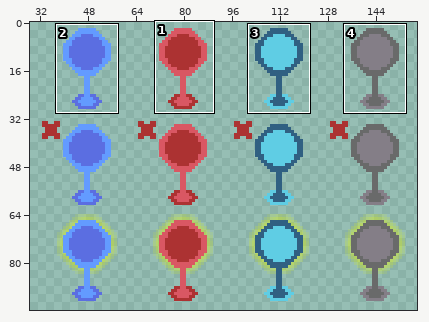
Sprite sheet -- app/src/main/assets/squad.png. The first picture is a wide view before the edit; the outline marks the close-up.
Close-up. Before:
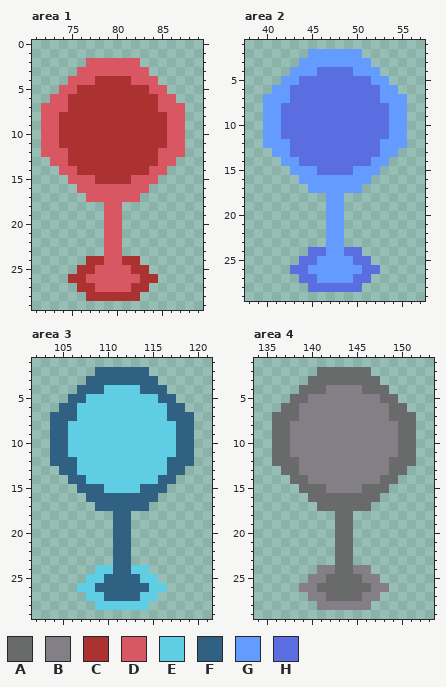
The file is 160x96 pixels. Pixels under 10% opacity are left out. Colours within 5 levels of each other are drawn and written as one. Shown: area 1: x 71..89, y 0..29; area 2: x 38..57, y 1..29; area 3: x 102..121, y 1..29; area 4: x 134..153, y 1..29. The wide view leaves out empty margins. The commit also changed other parts of the picture, which this record leaves out.
Palette (. is transparent): A #696a6a  B #847e87  C #ac3232  D #d95763  E #5fcde4  F #306082  G #639bff  H #5b6ee1
After the commit:
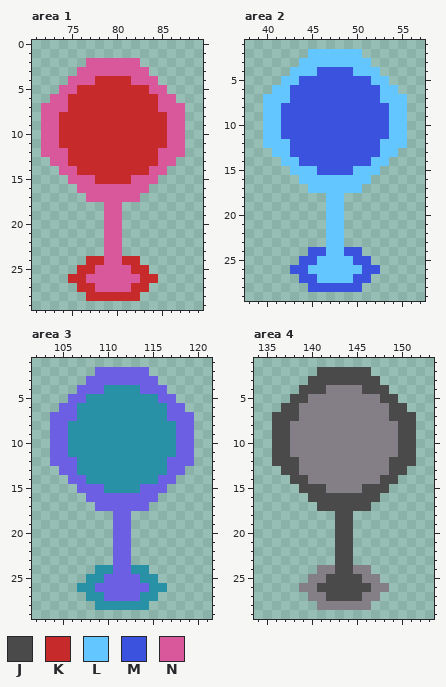
Colours new in this view: J #4a4a4a  K #c62a2a  L #63c6ff  M #3b52df  N #d9579b
Edits made:
@@ palette @@
-E #5fcde4
+E #2991a6
-F #306082
+F #6d5fe4
--- area 1
@@ x 71..89 @@
  1 ...................
- 2 ......DDDDDD.......
- 3 .....DDDDDDDD......
- 4 ....DDDCCCCDDD.....
- 5 ...DDCCCCCCCCDD....
- 6 ..DDCCCCCCCCCCDD...
- 7 .DDDCCCCCCCCCCDDD..
- 8 .DDCCCCCCCCCCCCDD..
- 9 .DDCCCCCCCCCCCCDD..
-10 .DDCCCCCCCCCCCCDD..
-11 .DDCCCCCCCCCCCCDD..
-12 .DDDCCCCCCCCCCDDD..
-13 ..DDCCCCCCCCCCDD...
-14 ...DDCCCCCCCCDD....
-15 ....DDDCCCCDDD.....
-16 .....DDDDDDDD......
-17 ......DDDDDD.......
-18 ........DD.........
-19 ........DD.........
-20 ........DD.........
-21 ........DD.........
-22 ........DD.........
-23 ........DD.........
-24 ......CCDDCC.......
-25 .....CCDDDDCC......
-26 ....CCDDDDDDCC.....
-27 .....CCDDDDCC......
-28 ......CCCCCC.......
+ 2 ......NNNNNN.......
+ 3 .....NNNNNNNN......
+ 4 ....NNNKKKKNNN.....
+ 5 ...NNKKKKKKKKNN....
+ 6 ..NNKKKKKKKKKKNN...
+ 7 .NNNKKKKKKKKKKNNN..
+ 8 .NNKKKKKKKKKKKKNN..
+ 9 .NNKKKKKKKKKKKKNN..
+10 .NNKKKKKKKKKKKKNN..
+11 .NNKKKKKKKKKKKKNN..
+12 .NNNKKKKKKKKKKNNN..
+13 ..NNKKKKKKKKKKNN...
+14 ...NNKKKKKKKKNN....
+15 ....NNNKKKKNNN.....
+16 .....NNNNNNNN......
+17 ......NNNNNN.......
+18 ........NN.........
+19 ........NN.........
+20 ........NN.........
+21 ........NN.........
+22 ........NN.........
+23 ........NN.........
+24 ......KKNNKK.......
+25 .....KKNNNNKK......
+26 ....KKNNNNNNKK.....
+27 .....KKNNNNKK......
+28 ......KKKKKK.......
 29 ...................
--- area 2
@@ x 38..57 @@
  1 ....................
- 2 .......GGGGGG.......
- 3 ......GGGGGGGG......
- 4 .....GGGHHHHGGG.....
- 5 ....GGHHHHHHHHGG....
- 6 ...GGHHHHHHHHHHGG...
- 7 ..GGGHHHHHHHHHHGGG..
- 8 ..GGHHHHHHHHHHHHGG..
- 9 ..GGHHHHHHHHHHHHGG..
-10 ..GGHHHHHHHHHHHHGG..
-11 ..GGHHHHHHHHHHHHGG..
-12 ..GGGHHHHHHHHHHGGG..
-13 ...GGHHHHHHHHHHGG...
-14 ....GGHHHHHHHHGG....
-15 .....GGGHHHHGGG.....
-16 ......GGGGGGGG......
-17 .......GGGGGG.......
-18 .........GG.........
-19 .........GG.........
-20 .........GG.........
-21 .........GG.........
-22 .........GG.........
-23 .........GG.........
-24 .......HHGGHH.......
-25 ......HHGGGGHH......
-26 .....HHGGGGGGHH.....
-27 ......HHGGGGHH......
-28 .......HHHHHH.......
+ 2 .......LLLLLL.......
+ 3 ......LLLLLLLL......
+ 4 .....LLLMMMMLLL.....
+ 5 ....LLMMMMMMMMLL....
+ 6 ...LLMMMMMMMMMMLL...
+ 7 ..LLLMMMMMMMMMMLLL..
+ 8 ..LLMMMMMMMMMMMMLL..
+ 9 ..LLMMMMMMMMMMMMLL..
+10 ..LLMMMMMMMMMMMMLL..
+11 ..LLMMMMMMMMMMMMLL..
+12 ..LLLMMMMMMMMMMLLL..
+13 ...LLMMMMMMMMMMLL...
+14 ....LLMMMMMMMMLL....
+15 .....LLLMMMMLLL.....
+16 ......LLLLLLLL......
+17 .......LLLLLL.......
+18 .........LL.........
+19 .........LL.........
+20 .........LL.........
+21 .........LL.........
+22 .........LL.........
+23 .........LL.........
+24 .......MMLLMM.......
+25 ......MMLLLLMM......
+26 .....MMLLLLLLMM.....
+27 ......MMLLLLMM......
+28 .......MMMMMM.......
 29 ....................
--- area 4
@@ x 134..153 @@
  1 ....................
- 2 .......AAAAAA.......
- 3 ......AAAAAAAA......
- 4 .....AAABBBBAAA.....
- 5 ....AABBBBBBBBAA....
- 6 ...AABBBBBBBBBBAA...
- 7 ..AAABBBBBBBBBBAAA..
- 8 ..AABBBBBBBBBBBBAA..
- 9 ..AABBBBBBBBBBBBAA..
-10 ..AABBBBBBBBBBBBAA..
-11 ..AABBBBBBBBBBBBAA..
-12 ..AAABBBBBBBBBBAAA..
-13 ...AABBBBBBBBBBAA...
-14 ....AABBBBBBBBAA....
-15 .....AAABBBBAAA.....
-16 ......AAAAAAAA......
-17 .......AAAAAA.......
-18 .........AA.........
-19 .........AA.........
-20 .........AA.........
-21 .........AA.........
-22 .........AA.........
-23 .........AA.........
-24 .......BBAABB.......
-25 ......BBAAAABB......
-26 .....BBAAAAAABB.....
-27 ......BBAAAABB......
+ 2 .......JJJJJJ.......
+ 3 ......JJJJJJJJ......
+ 4 .....JJJBBBBJJJ.....
+ 5 ....JJBBBBBBBBJJ....
+ 6 ...JJBBBBBBBBBBJJ...
+ 7 ..JJJBBBBBBBBBBJJJ..
+ 8 ..JJBBBBBBBBBBBBJJ..
+ 9 ..JJBBBBBBBBBBBBJJ..
+10 ..JJBBBBBBBBBBBBJJ..
+11 ..JJBBBBBBBBBBBBJJ..
+12 ..JJJBBBBBBBBBBJJJ..
+13 ...JJBBBBBBBBBBJJ...
+14 ....JJBBBBBBBBJJ....
+15 .....JJJBBBBJJJ.....
+16 ......JJJJJJJJ......
+17 .......JJJJJJ.......
+18 .........JJ.........
+19 .........JJ.........
+20 .........JJ.........
+21 .........JJ.........
+22 .........JJ.........
+23 .........JJ.........
+24 .......BBJJBB.......
+25 ......BBJJJJBB......
+26 .....BBJJJJJJBB.....
+27 ......BBJJJJBB......
 28 .......BBBBBB.......
